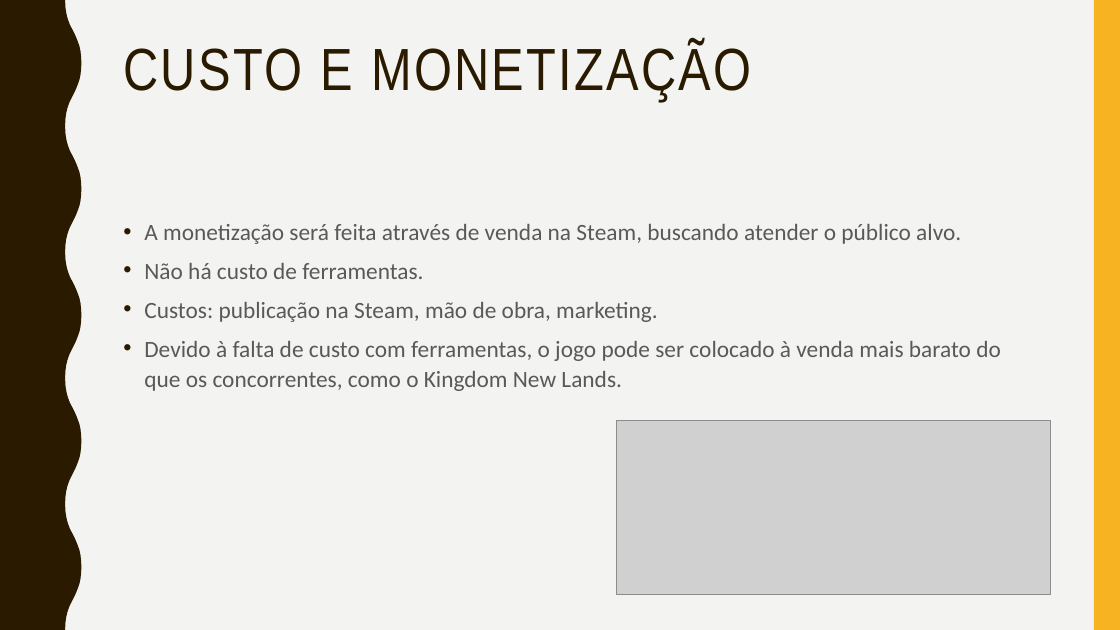
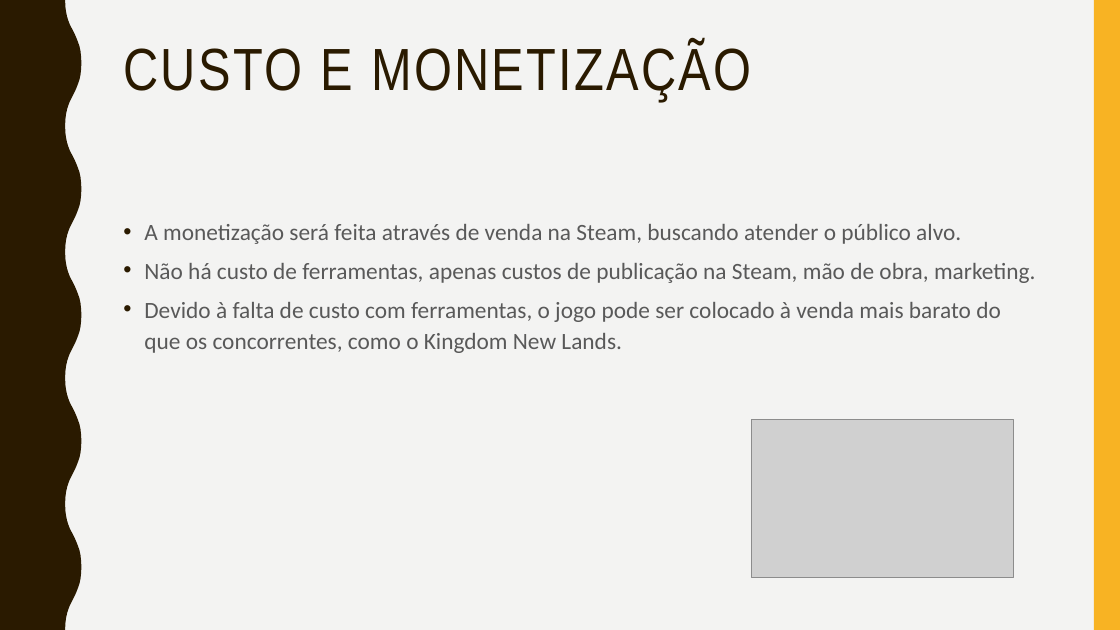
Before and after one commit to thiagola92/gamejamplus-2020, a slide deck: slide 6 of apresentacao_pitch.pptx. Drawn at 1120x630 pixels with LibreOffice and Linux fonts; fonts in the diff are those of the drawing; grey boxes stand for pictures. Boxes give left, top, right and bottom in pixels: in the first picture for what was removed or moved away, otherwise in the second. Text is boxed around its words. In the diff, an @@ line names an element or a change of style, - is before the commit and + after.

```diff
--- a/apresentacao_pitch.pptx
+++ b/apresentacao_pitch.pptx
@@ text at bbox=[144, 263, 1036, 283]: text changed @@
-• Não há custo de ferramentas.
-• Custos: publicação na Steam, mão de obra, marketing.
+• Não há custo de ferramentas, apenas custos de publicação na Steam, mão de obra, marketing.
@@ picture: place and size @@
-picture at bbox=[617, 420, 1050, 595]
+picture at bbox=[752, 419, 1014, 578]
```
Also in this commit, not shown: 3 other slides changed.
